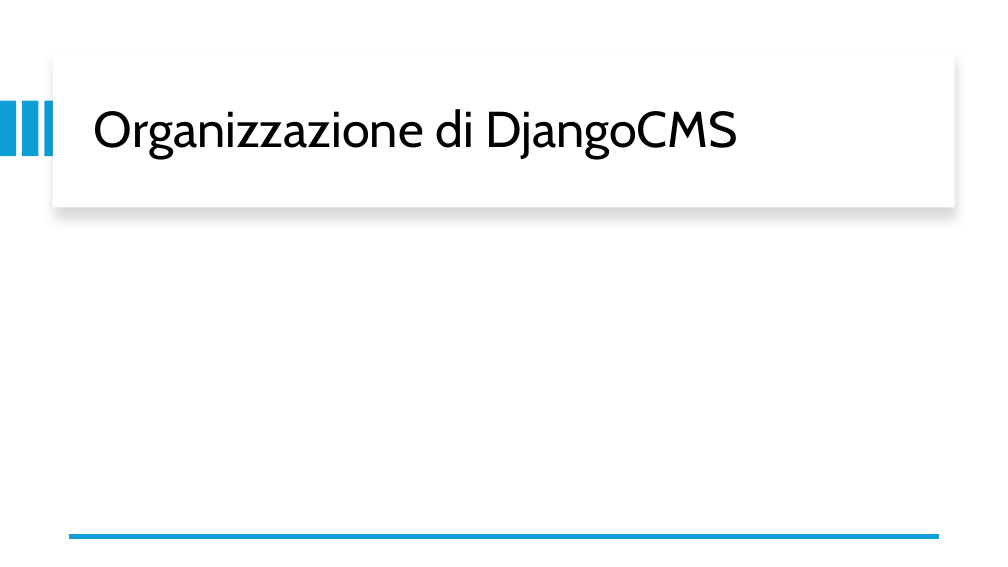
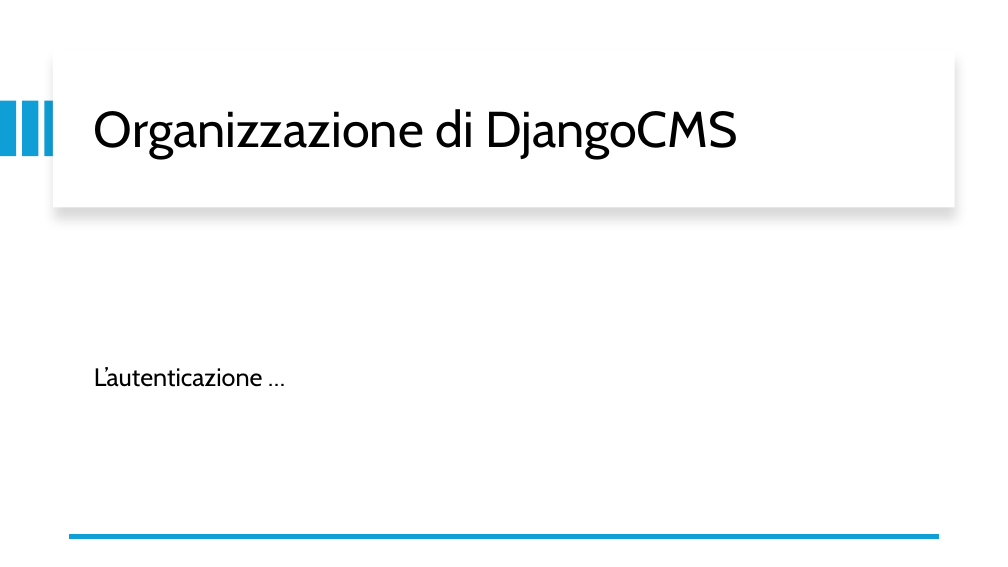
Before and after one commit to FarinaChristian/appDinamiche, a slide deck: slide 6 of slide.pptx. Drawn at 1008x567 pixels with LibreOffice and Linux fonts; fonts in the diff are those of the drawing. Boxes give left, top, right and bottom in pixels: in the first picture for what was removed or moved away, otherwise in the second. Text is boxed around its words. In the diff, an @@ line names an element or a change of style, - is before the commit and + after.

```diff
--- a/slide.pptx
+++ b/slide.pptx
@@ text added at bbox=[94, 367, 263, 387], 24 pt, text #000000 @@
+L’autenticazione …
```
Also in this commit, not shown: 6 other slides changed, 1 slide added.
